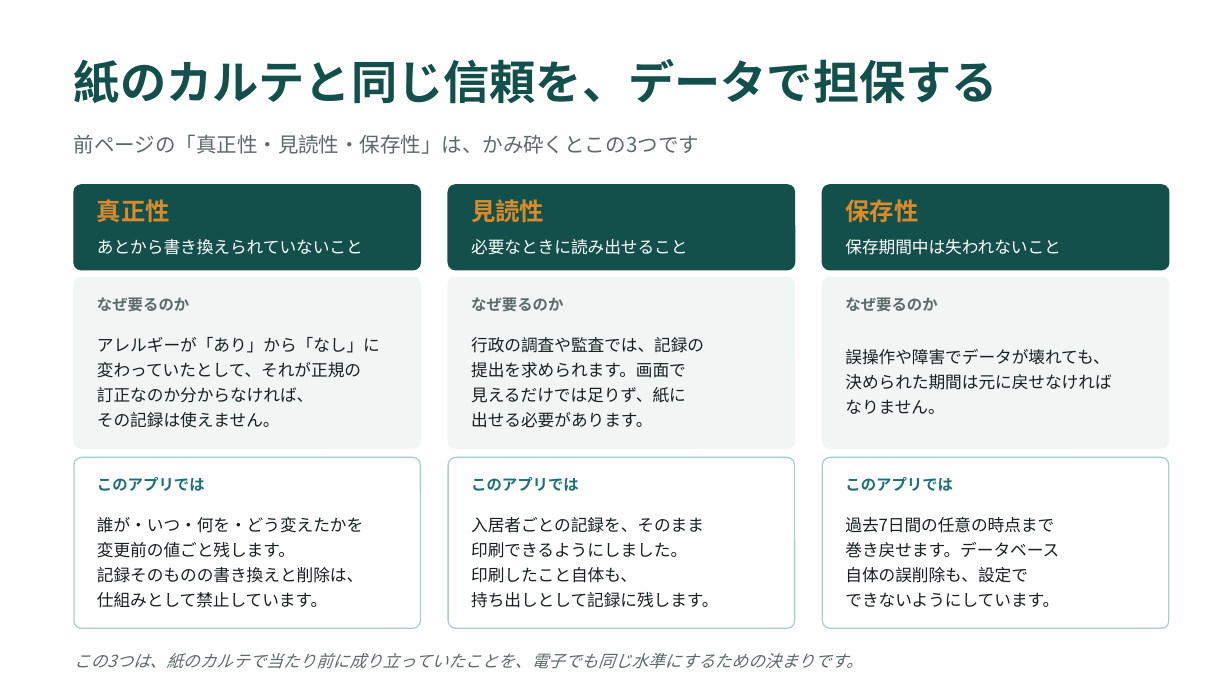
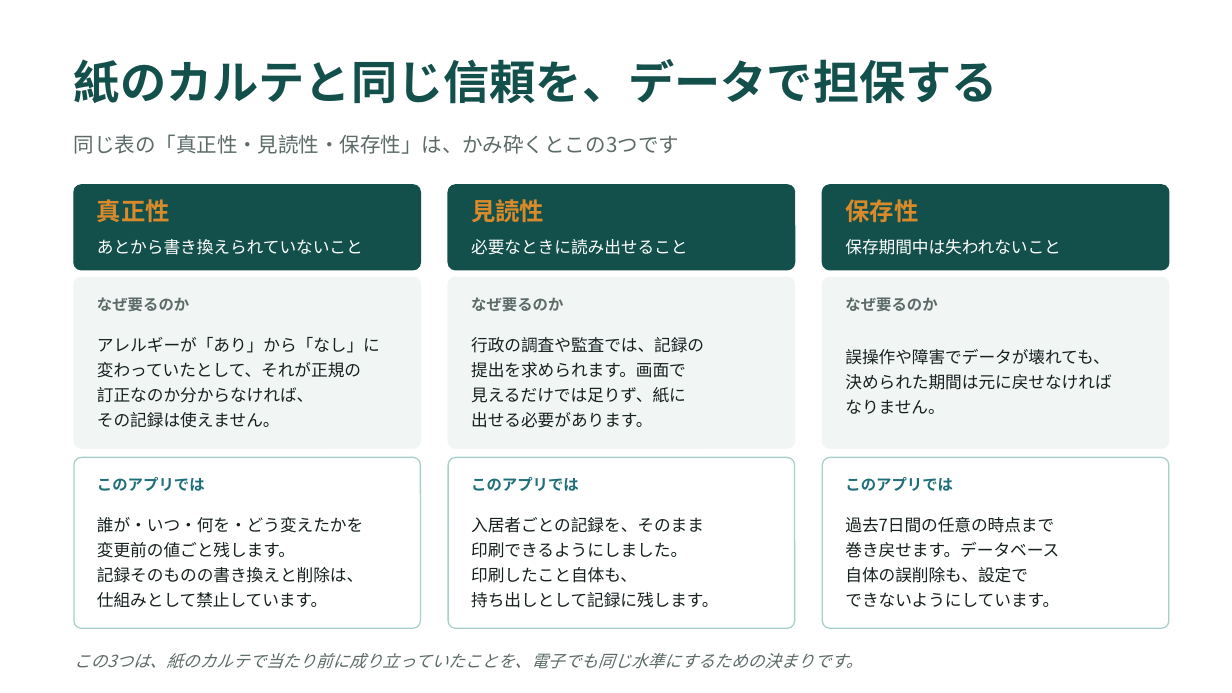
Before and after one commit to taisako082600-spec/pharmacare, a slide deck: slide 15 of PharmaCare_紹介資料.pptx (slide 14 before the commit). Drawn at 1232x693 pixels with LibreOffice and Linux fonts; fonts in the diff are those of the drawing. Boxes give left, top, right and bottom in pixels: in the first picture for what was removed or moved away, otherwise in the second. Text is boxed around its words. In the diff, an @@ line names an element or a change of style, - is before the commit and + after.

```diff
--- a/PharmaCare_紹介資料.pptx
+++ b/PharmaCare_紹介資料.pptx
@@ text at [74, 134, 679, 154]: text changed @@
-前ページの「真正性・見読性・保存性」は、かみ砕くとこの3つです
+同じ表の「真正性・見読性・保存性」は、かみ砕くとこの3つです
```
Also in this commit, not shown: 1 other slide changed, 5 other files.
